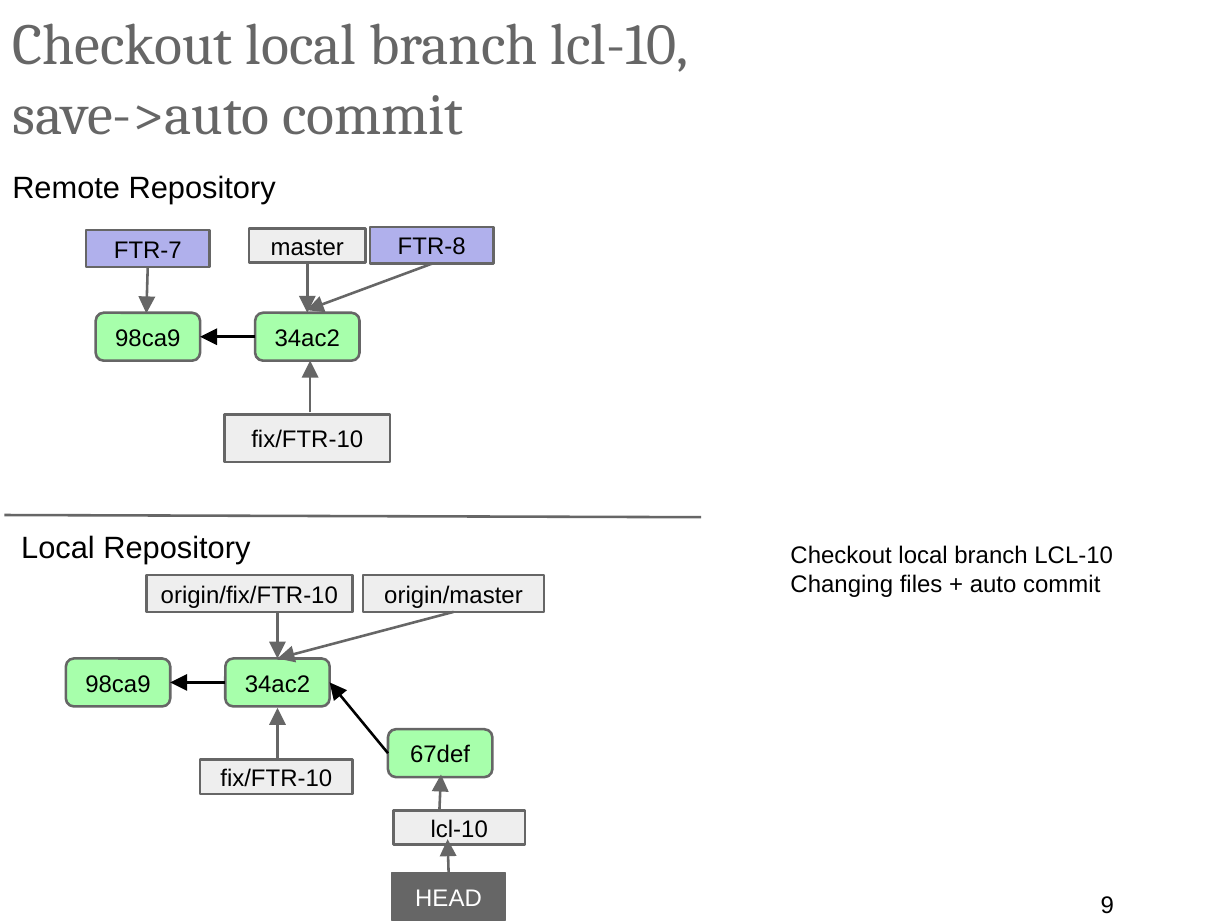
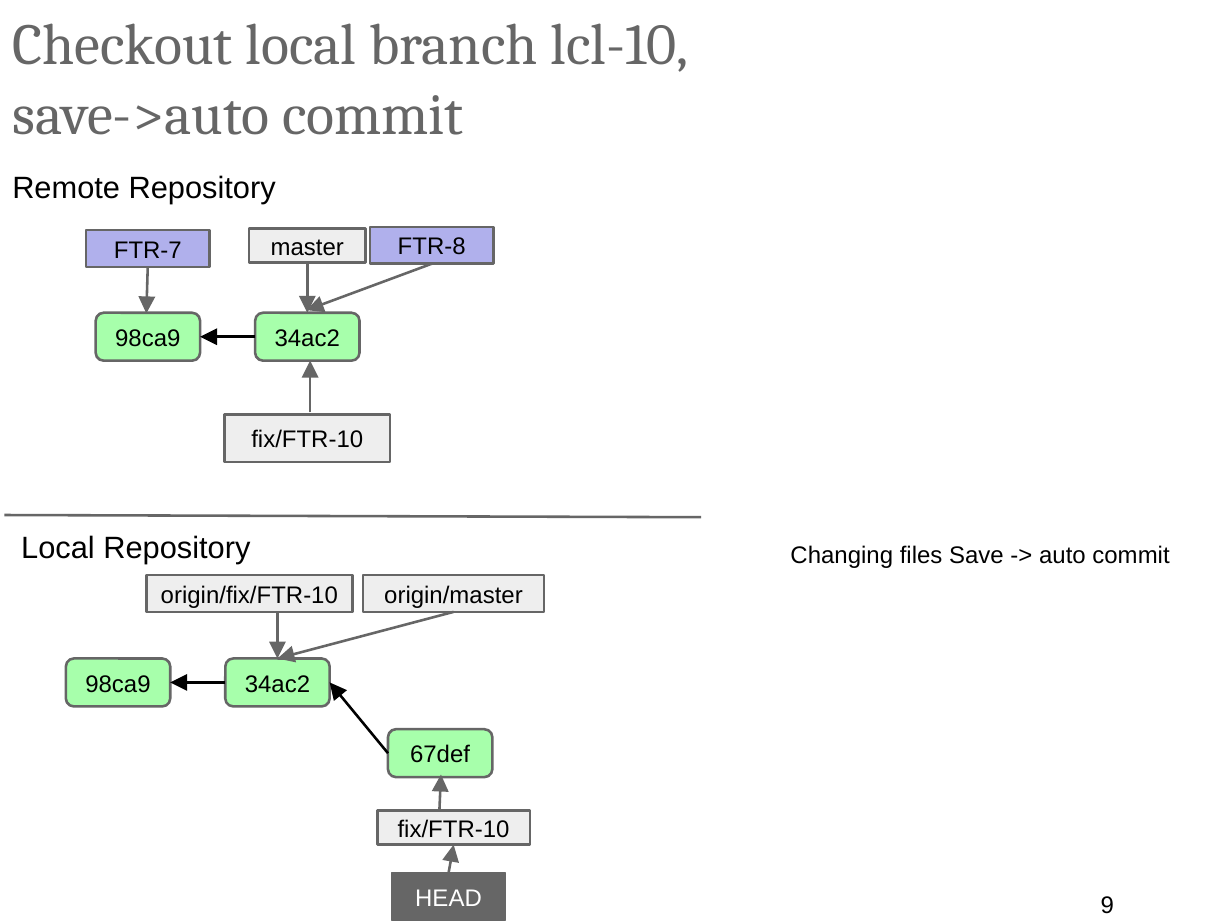
Before and after one commit to ilyaro/mysite, a slide deck: slide 9 of WorkStuff/Courses/Git/Git_Gitlab_Best_Practices/Git_Gitlab_BestPractices.pptx. Drawn at 1232x924 pixels with LibreOffice and Linux fonts; fonts in the diff are those of the drawing. Boxes give left, top, right and bottom in pixels: in the first picture for what was removed or moved away, otherwise in the second. Text is boxed around its words. In the diff, an @@ line names an element or a change of style, - is before the commit and + after.

```diff
--- a/WorkStuff/Courses/Git/Git_Gitlab_Best_Practices/Git_Gitlab_BestPractices.pptx
+++ b/WorkStuff/Courses/Git/Git_Gitlab_Best_Practices/Git_Gitlab_BestPractices.pptx
@@ text at (790, 545, 1169, 568): text changed @@
-Checkout local branch LCL-10
-Changing files + auto commit
+Changing files Save -> auto commit
@@ arrow removed from (277, 760) to (277, 708) @@
@@ rectangle "fix/FTR-10": place and size @@
-rectangle "fix/FTR-10" at (200, 760, 352, 795)
+rectangle "fix/FTR-10" at (377, 811, 530, 845)
@@ rectangle removed at (394, 811, 526, 845) @@
-lcl-10
@@ arrow moved from (448, 872) - (447, 839) to (448, 872) - (453, 845) @@
```
Also in this commit, not shown: 14 other slides changed, 6 slides added, 1 slide removed.
